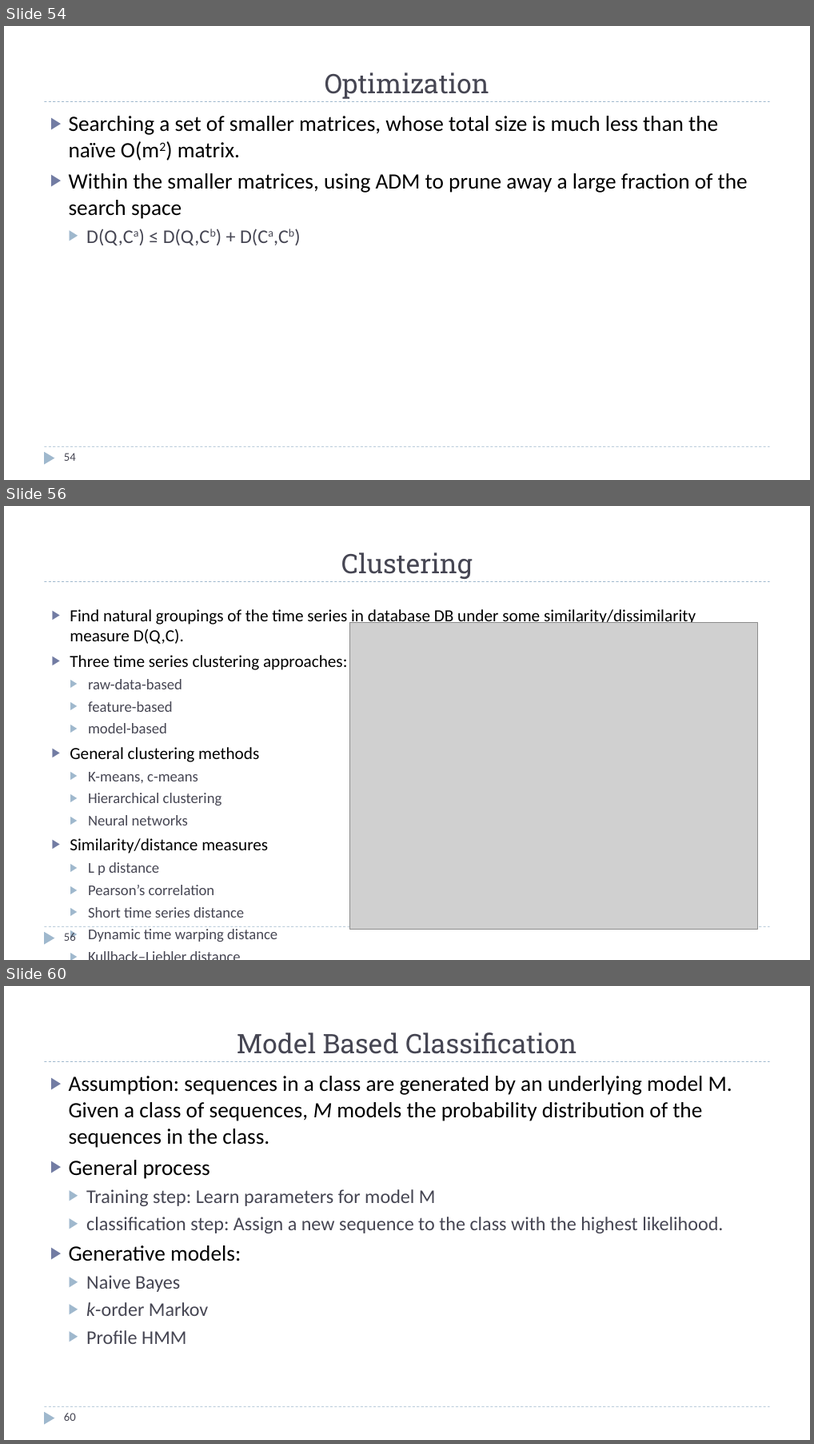
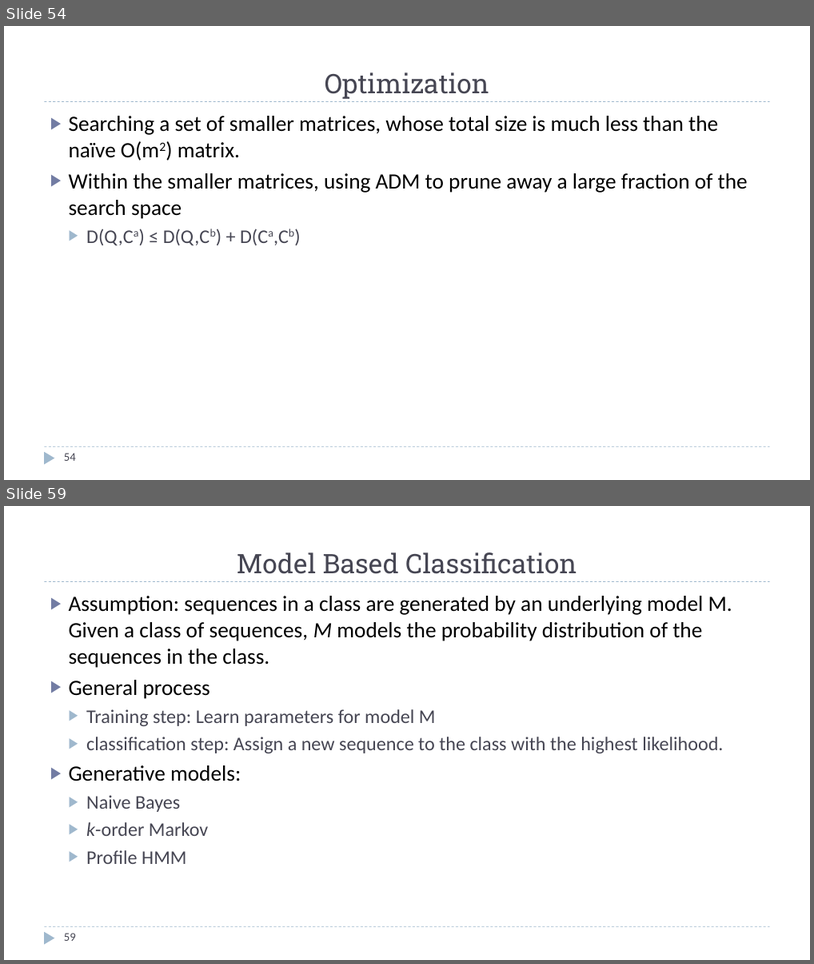
Before and after one commit to zixiaojindao/time-series-survey, a slide deck: slide/tsdm.pptx. Shown one above the other, each under a label of ours: slides 54, 56 and 60 before the commit, slides 54 and 59 after it; the slides between them are not shown. The pictures are 814x1444 and 814x964 pixels, drawn with LibreOffice and Linux fonts; fonts in the diff are those of the drawing; grey boxes stand for pictures. Boxes give left, top, right and bottom in pixels: in the first picture for what was removed or moved away, otherwise in the second. Text is boxed around its words. In the diff, an @@ line names an element or a change of style, - is before the commit and + after.

```diff
--- a/slide/tsdm.pptx
+++ b/slide/tsdm.pptx
@@ slide 56 removed at (4,506,810,960), background #FFFFFF; not listed: 3 template elements that a slide beside it also shows @@
@@ title removed at (342,552,473,579) @@
-Clustering
@@ text removed at (70,609,696,941) @@
-▶ Find natural groupings of the time series in database DB under some similarity/dissimilarity measure D(Q,C).
-▶ Three time series clustering approaches:
-  ▶ raw-data-based
-  ▶ feature-based
-  ▶ model-based
-▶ General clustering methods
-  ▶ K-means, c-means
-  ▶ Hierarchical clustering
-  ▶ Neural networks
-▶ Similarity/distance measures
-  ▶ L p distance
-  ▶ Pearson’s correlation
-  ▶ Short time series distance
-  ▶ Dynamic time warping distance
-  ▶ Kullback–Liebler distance
-  ▶ Probability-based distance
@@ picture removed at (350,623,758,929) @@
@@ page number removed at (64,931,76,940) @@
-56
@@ what was slide 60 is now slide 59 @@
@@ page number at (64,932,76,940): text changed @@
-60
+59
```
Also in this commit, not shown: 5 slides changed, 1 other file.
